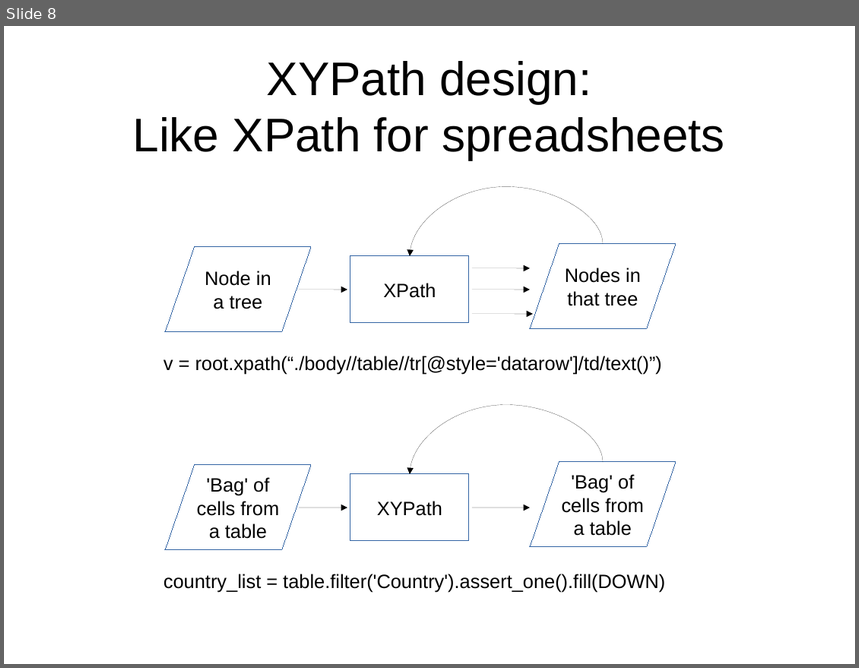
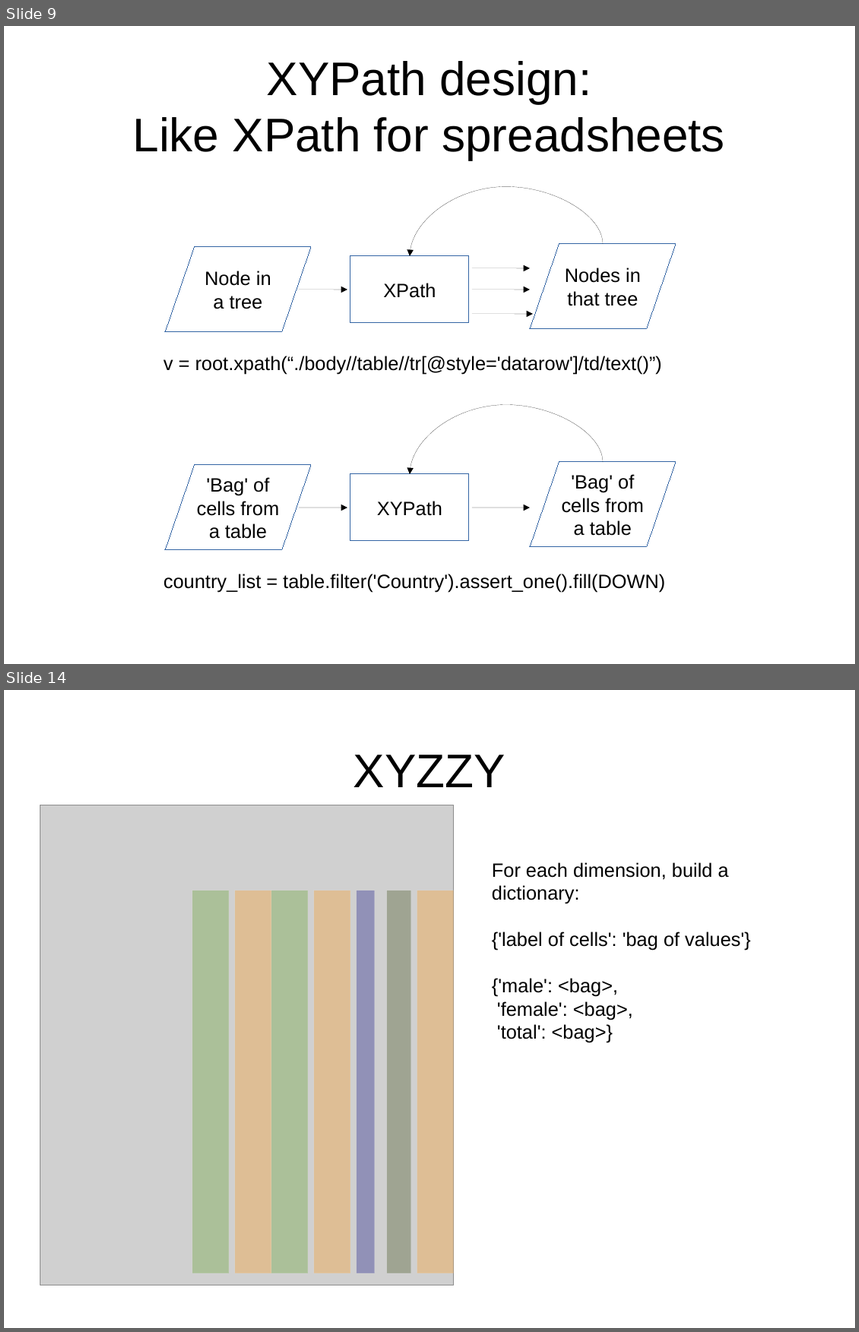
Before and after one commit to sensiblecodeio/xypath, a slide deck: presentation.odp. Shown one above the other, each under a label of ours: slide 8 before the commit, slides 9 and 14 after it; the slides between them are not shown. The pictures are 859x668 and 859x1332 pixels, drawn with LibreOffice and Linux fonts; fonts in the diff are those of the drawing; grey boxes stand for pictures. Boxes give left, top, right and bottom in pixels: in the first picture for what was removed or moved away, otherwise in the second. Text is boxed around its words. In the diff, an @@ line names an element or a change of style, - is before the commit and + after.

```diff
--- a/presentation.odp
+++ b/presentation.odp
@@ slide 14 added at (4,690,855,1328), background #FFFFFF @@
@@ title added at (354,755,506,787), 44 pt, text #000000 @@
+XYZZY
@@ picture added at (40,805,454,1287) @@
@@ text added at (492,863,751,1043), 18 pt, text #000000 @@
+For each dimension, build a dictionary:
+{'label of cells': 'bag of values'}
+{'male': <bag>,
+'female': <bag>,
+'total': <bag>}
@@ rectangle added at (192,891,229,1274), fill #579D1C at 30% opacity, outline #FFFFFF 0 pt @@
@@ rectangle added at (235,891,272,1274), fill #FF950E at 30% opacity, outline #FFFFFF 0 pt @@
@@ rectangle added at (272,891,307,1274), fill #579D1C at 30% opacity, outline #FFFFFF 0 pt @@
@@ rectangle added at (315,891,351,1274), fill #FF950E at 30% opacity, outline #FFFFFF 0 pt @@
@@ rectangle added at (357,891,375,1274), fill #000080 at 30% opacity, outline #FFFFFF 0 pt @@
@@ rectangle added at (387,891,411,1274), fill #314004 at 30% opacity, outline #FFFFFF 0 pt @@
@@ rectangle added at (417,891,454,1274), fill #FF950E at 30% opacity, outline #FFFFFF 0 pt @@
@@ what was slide 8 is now slide 9 @@
```
Also in this commit, not shown: 2 slides changed, 8 other slides added, 4 slides removed.
